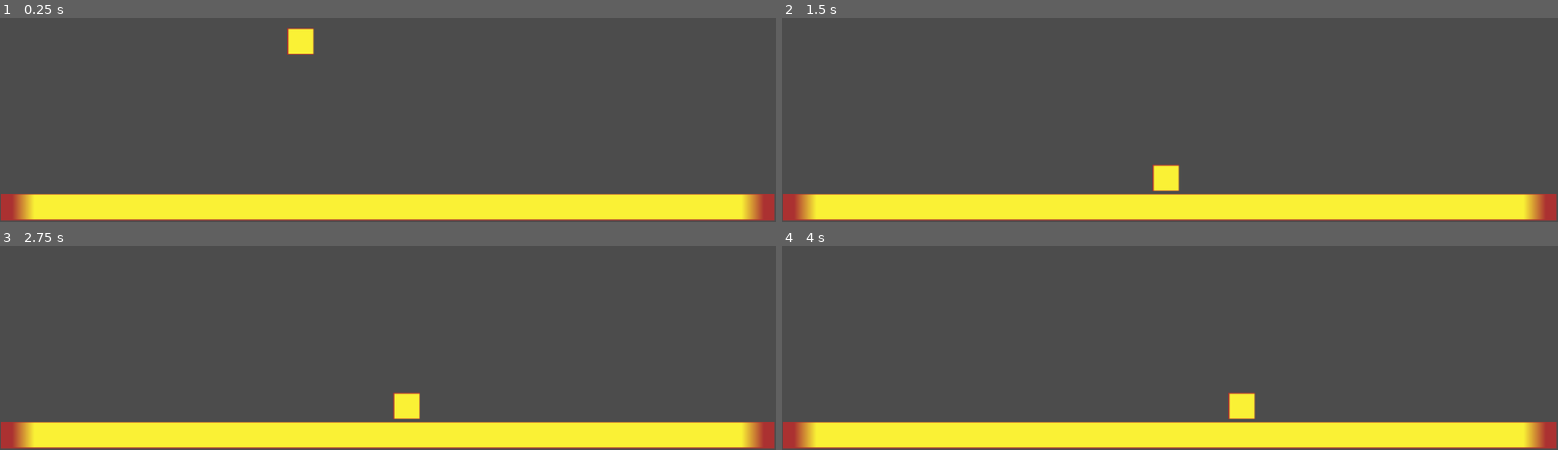
Above: before the commit, frames 1-4 (two rows, left to right).
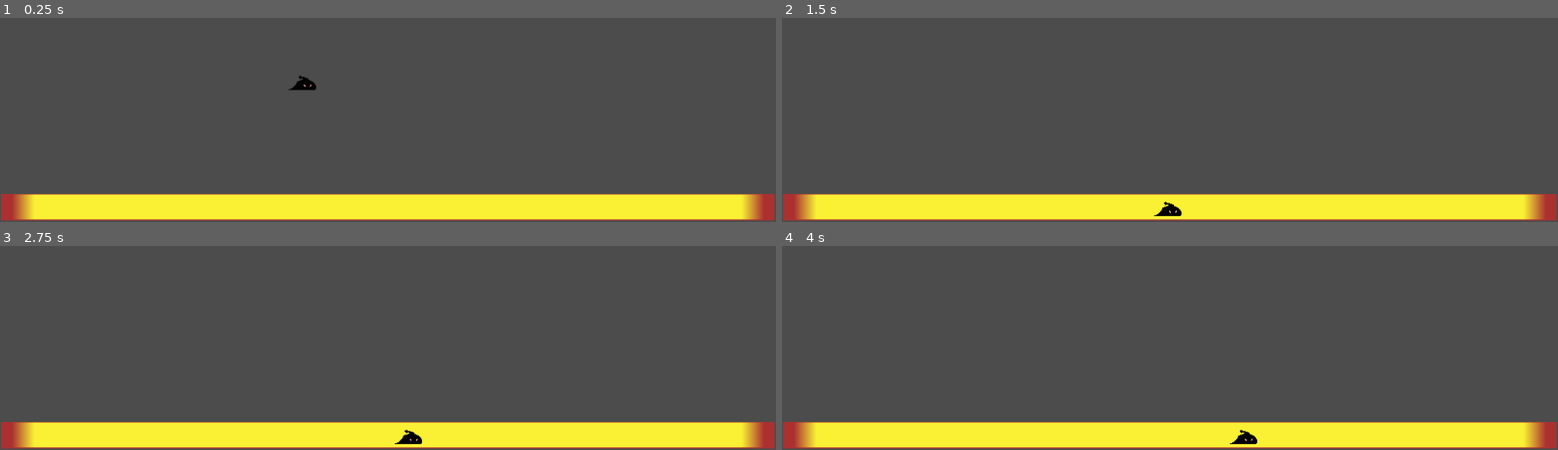
Above: after the commit, the same moments.

Repository: BigBodao/Estacio-GameJam
Game: Godot game, scene res://Scenes/Circo.tscn
Same seed, same stepped clock (60 frames per second), same inputs: the game is played once before the commit and once after it. After the commit the project has no main scene; this scene is started directly in both runs.
Inputs:
- Up to frame 1 (0.25 s): no input
- Up to frame 2 (1.5 s): hold Right (ui_right) 0.53-1.28 s; hold Left (ui_left) from 1.28 s (still down)
- Up to frame 3 (2.75 s): release Left (ui_left) at 2.03 s; hold Right (ui_right) from 2.03 s (still down)
- Up to frame 4 (4 s): release Right (ui_right) at 3.53 s; hold Left (ui_left) from 3.53 s (still down)

The runs differ from the first frame. In frame 1, 0.6% of the frame differs, in the area x 37-41%, y 4-36%; in frame 2, 0.6%; in frame 3, 0.6%; in frame 4, 0.6%.

Commit message:
Main (Movimentação - Sprites)
Movimentação Funcional
Sprites Adicionados
Inicio de escopo de level Design

Diff:
--- a/GameJam/Node2D.tscn
+++ b/GameJam/Node2D.tscn
@@ -1,6 +1,8 @@
-[gd_scene format=2]
+[gd_scene load_steps=2 format=2]
 
-[node name="Node2D" type="Node2D"]
+[ext_resource path="res://Scenes/Slime.tscn" type="PackedScene" id=1]
+
+[node name="Cenário de Teste" type="Node2D"]
 
 [node name="ColorRect" type="ColorRect" parent="."]
 anchor_top = 1.0
@@ -11,7 +13,7 @@
 margin_bottom = 608.0
 
 [node name="ColorRect2" type="ColorRect" parent="."]
-margin_left = -8.0
+margin_left = -58.0
 margin_top = 515.0
 margin_right = 273.0
 margin_bottom = 635.0
@@ -20,7 +22,7 @@
 [node name="ColorRect3" type="ColorRect" parent="."]
 margin_left = 327.0
 margin_top = 513.0
-margin_right = 1030.0
+margin_right = 1084.0
 margin_bottom = 633.0
 color = Color( 0.34902, 0.831373, 0.101961, 1 )
 
@@ -79,3 +81,6 @@
 margin_right = 145.0
 margin_bottom = 506.0
 color = Color( 0.964706, 0.494118, 0.0392157, 1 )
+
+[node name="Slime" parent="." instance=ExtResource( 1 )]
+position = Vector2( 192, 480 )
--- a/GameJam/Scenes/Slime.tscn
+++ b/GameJam/Scenes/Slime.tscn
@@ -1,10 +1,10 @@
 [gd_scene load_steps=4 format=2]
 
 [ext_resource path="res://Scripts/SlimeMov.gd" type="Script" id=1]
-[ext_resource path="res://Sprites/Sprite-0002.png" type="Texture" id=2]
+[ext_resource path="res://Sprites/Personagem/SteveSupremo_Andando/SteveSupremoAndando1.png" type="Texture" id=2]
 
 [sub_resource type="RectangleShape2D" id=1]
-extents = Vector2( 18, 18 )
+extents = Vector2( 32, 32 )
 
 [node name="KinematicBody2D" type="KinematicBody2D"]
 script = ExtResource( 1 )
--- a/GameJam/project.godot
+++ b/GameJam/project.godot
@@ -11,7 +11,6 @@
 [application]
 
 config/name="GameJam"
-run/main_scene="res://Scenes/Circo.tscn"
 config/icon="res://icon.png"
 
 [physics]
Binary file added: GameJam/Sprites/Personagem/SteveGato_idle/GatOidle1.png
Not shown, added: GameJam/Sprites/Personagem/SteveGato_idle/GatOidle1.png.import
Binary file added: GameJam/Sprites/Personagem/SteveGato_idle/GatOidle2.png
Not shown, added: GameJam/Sprites/Personagem/SteveGato_idle/GatOidle2.png.import
Binary file added: GameJam/Sprites/Personagem/SteveGato_idle/GatOidle3.png
Not shown, added: GameJam/Sprites/Personagem/SteveGato_idle/GatOidle3.png.import
Binary file added: GameJam/Sprites/Personagem/SteveGato_idle/GatOidle4.png
Not shown, added: GameJam/Sprites/Personagem/SteveGato_idle/GatOidle4.png.import
Binary file added: GameJam/Sprites/Personagem/SteveGato_idle/GatOidle5.png
Not shown, added: GameJam/Sprites/Personagem/SteveGato_idle/GatOidle5.png.import
Binary file added: GameJam/Sprites/Personagem/SteveSupremo_Andando/SteveSupremoAndando1.png
Not shown, added: GameJam/Sprites/Personagem/SteveSupremo_Andando/SteveSupremoAndando1.png.import
(and 32 more such lines)
